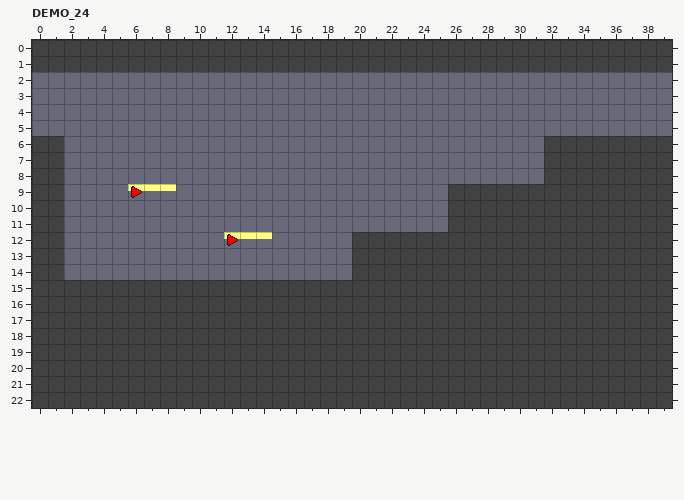
LDtk project, stored at Assets/Resources/LDtk/Demo.ldtk. That is the earlier state.
Cells are 16x16 px. Shown: DEMO_24 x 0..39, y 0..22. The commit also changed other parts of the map, which this record leaves out.
The same view after the edit:
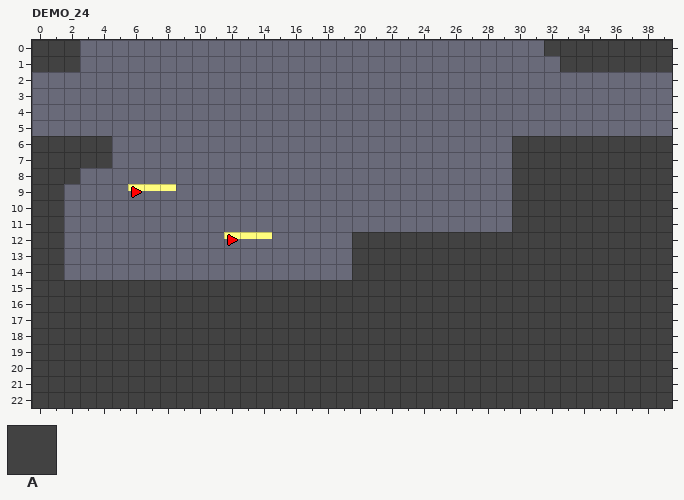
Key: from "GROUND": A 0.
_ is an empty cell, . an unchanged one.
The exact change:
--- layer "GROUND"
@@ x 3..32 @@
- 0 AAAAAAAAAAAAAAAAAAAAAAAAAAAAA.
- 1 AAAAAAAAAAAAAAAAAAAAAAAAAAAAAA
+ 0 _____________________________.
+ 1 ______________________________
@@ x 2..31 @@
- 6 ___.........................__
- 7 ___.........................__
- 8 _...........................__
- 9 ........................AAAA..
-10 ........................AAAA..
-11 ........................AAAA..
+ 6 AAA.........................AA
+ 7 AAA.........................AA
+ 8 A...........................AA
+ 9 ........................____..
+10 ........................____..
+11 ........................____..
Where, in picture pixels (left, top, right, bottom), the same in both pictures:
removed: (80, 40, 560, 72)
added: (64, 136, 112, 184)
changed: (448, 136, 544, 232)
